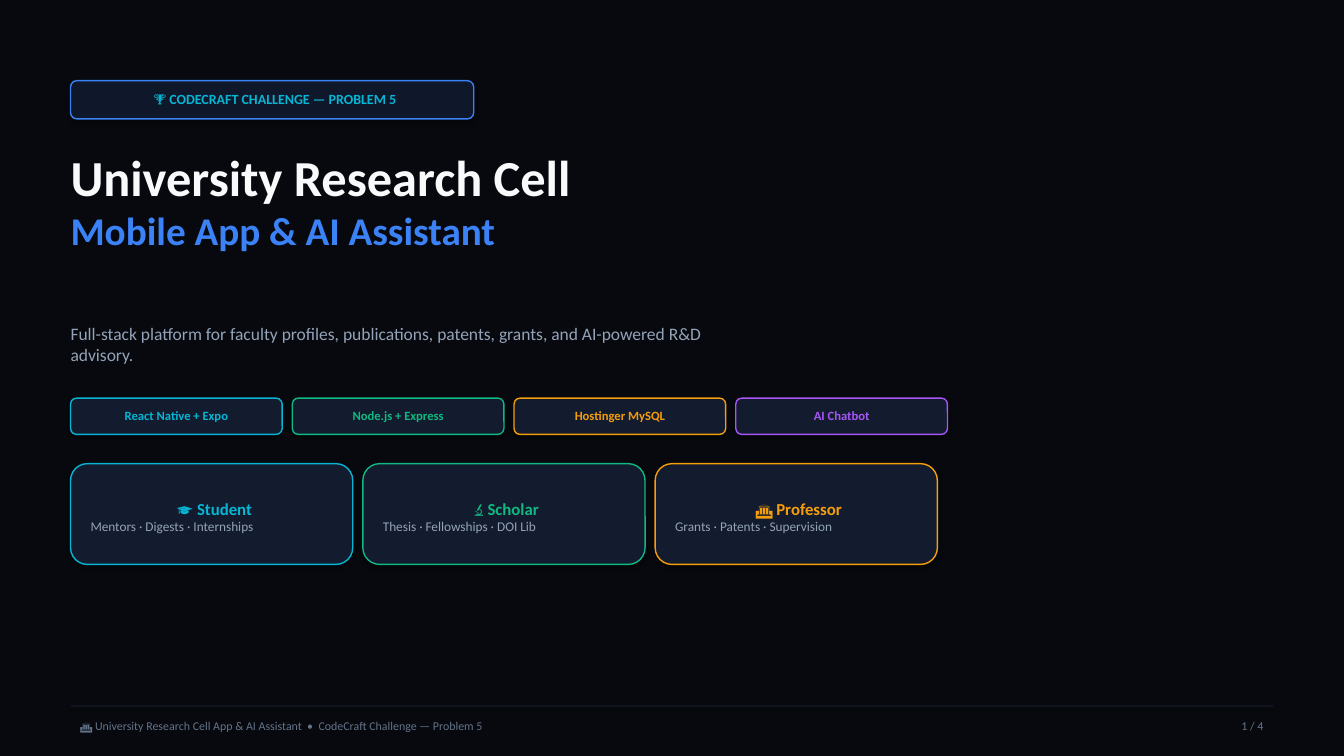
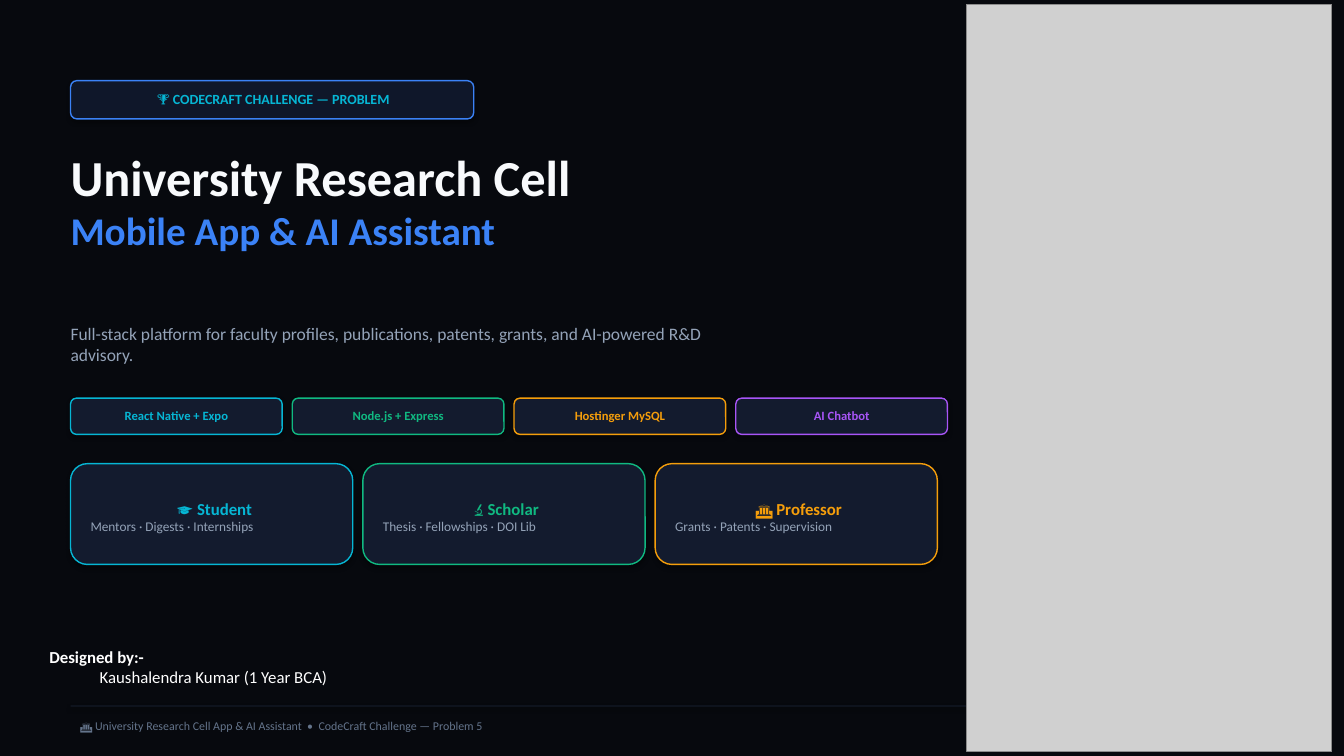
Before and after one commit to kauxync/dhsgu-research-cell-mobile, a slide deck: slide 1 of Research_Cell_Presentation.pptx. Drawn at 1344x756 pixels with LibreOffice and Linux fonts; fonts in the diff are those of the drawing; grey boxes stand for pictures. Boxes give left, top, right and bottom in pixels: in the first picture for what was removed or moved away, otherwise in the second. Text is boxed around its words. In the diff, an @@ line names an element or a change of style, - is before the commit and + after.

```diff
--- a/Research_Cell_Presentation.pptx
+++ b/Research_Cell_Presentation.pptx
@@ picture added at [967, 4, 1332, 751] @@
@@ text in rounded rectangle at [173, 95, 389, 104]: text changed @@
-🏆 CODECRAFT CHALLENGE — PROBLEM 5
+🏆 CODECRAFT CHALLENGE — PROBLEM
@@ text added at [49, 651, 327, 685], 12 pt, text #FFFFFF @@
+Designed by:-
+Kaushalendra Kumar (1 Year BCA)
@@ text removed at [1241, 722, 1263, 730] @@
-1 / 4
```
Also in this commit, not shown: 1 other slide changed, 10 other files.
